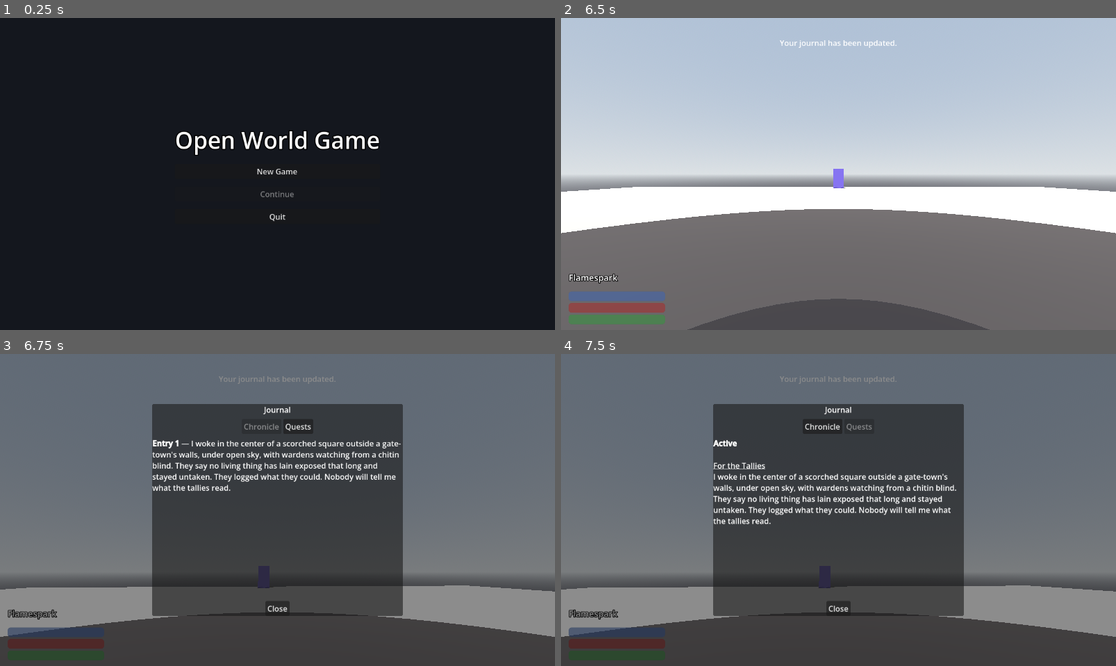
Above: before the commit, frames 1-4 (two rows, left to right).
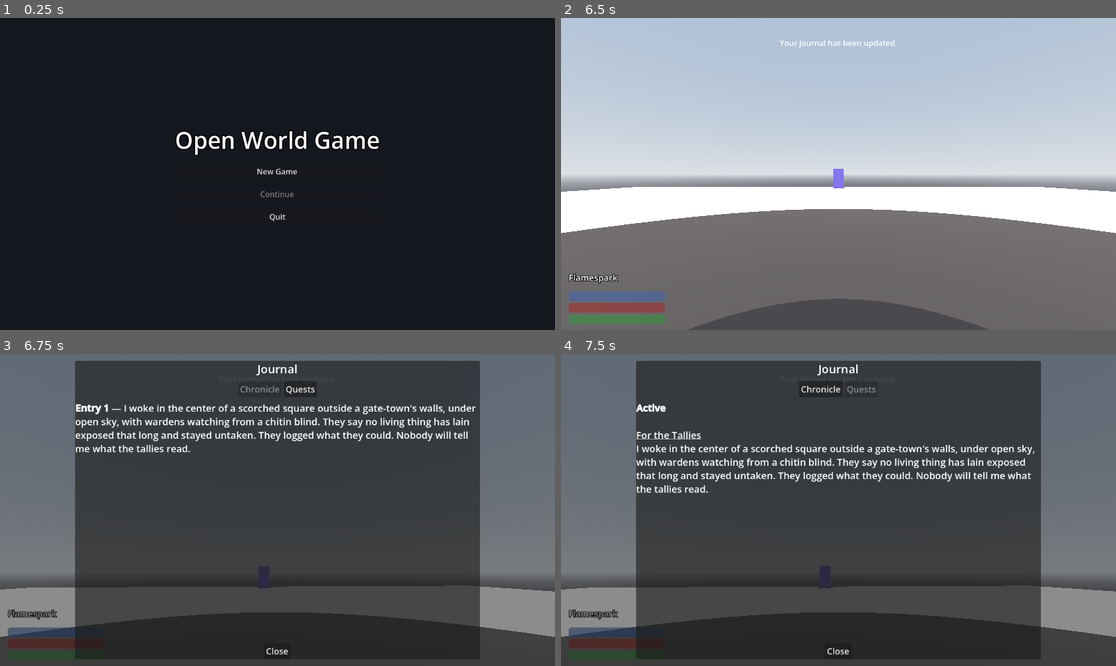
Above: after the commit, the same moments.

Repository: gatorpazz/open-world-game
Game: Godot game, scene res://scenes/ui/title_screen.tscn
Two runs of this game, one before a commit and one after it. Both use one fixed random seed, a clock stepped at 60 frames per second and the inputs below.
Inputs (mouse positions are in pixels of both pictures, inside the frame that each line leads up to):
- Up to frame 1 (0.25 s): no input
- Up to frame 2 (6.5 s): click "New Game" at 0.5 s; click "Blades" at 1.25 s; click "Block" at 2 s; click "Heavy Armor" at 2.75 s; click "Ranged" at 3.5 s; click "Alchemy" at 4.25 s; click "Strength" at 5 s; click "Confirm" at 5.75 s
- Up to frame 3 (6.75 s): tap Enter at 6.5 s; move the mouse to (305, 510) at 6.52 s; hold W (move_forward) from 6.53 s (still down); hold J (journal) from 6.53 s (still down); click (305, 510) at 6.67 s
- Up to frame 4 (7.5 s): tap Space (jump) at 6.77 s; release W (move_forward) at 7.25 s; release J (journal) at 7.25 s; click "Quests" at 7.25 s

Frames 1-2 are identical in both runs. In frame 3, 34% of the frame differs, in the area x 13-87%, y 2-98%; in frame 4, 34%.

Commit message:
world+ui: unstick the stores exit; larger journal and dialogue panels
Playthrough fixes: from_stores spawned inside WarehouseA's collision
box (moved clear); journal and dialogue panels grow to 840x620 and
960x640 with 20px body text.

Co-Authored-By: Claude Fable 5 <noreply@anthropic.com>

Diff:
--- a/scenes/ui/dialogue_panel.tscn
+++ b/scenes/ui/dialogue_panel.tscn
@@ -22,10 +22,10 @@
 anchor_top = 0.5
 anchor_right = 0.5
 anchor_bottom = 0.5
-offset_left = -330.0
-offset_top = -230.0
-offset_right = 330.0
-offset_bottom = 230.0
+offset_left = -480.0
+offset_top = -320.0
+offset_right = 480.0
+offset_bottom = 320.0
 grow_horizontal = 2
 grow_vertical = 2
 
@@ -35,6 +35,7 @@
 
 [node name="Title" type="Label" parent="Dim/Panel/Layout"]
 layout_mode = 2
+theme_override_font_sizes/font_size = 24
 text = "Stranger"
 horizontal_alignment = 1
 
@@ -46,12 +47,16 @@
 [node name="Transcript" type="RichTextLabel" parent="Dim/Panel/Layout/Body"]
 layout_mode = 2
 size_flags_horizontal = 3
+theme_override_font_sizes/normal_font_size = 20
+theme_override_font_sizes/bold_font_size = 20
+theme_override_font_sizes/italics_font_size = 20
 bbcode_enabled = true
 scroll_following = true
 
 [node name="Topics" type="ItemList" parent="Dim/Panel/Layout/Body"]
-custom_minimum_size = Vector2(180, 0)
+custom_minimum_size = Vector2(240, 0)
 layout_mode = 2
+theme_override_font_sizes/font_size = 19
 
 [node name="Buttons" type="HBoxContainer" parent="Dim/Panel/Layout"]
 layout_mode = 2
@@ -59,4 +64,5 @@
 
 [node name="Goodbye" type="Button" parent="Dim/Panel/Layout/Buttons"]
 layout_mode = 2
+theme_override_font_sizes/font_size = 18
 text = "Goodbye"
--- a/scenes/ui/journal_panel.tscn
+++ b/scenes/ui/journal_panel.tscn
@@ -22,10 +22,10 @@
 anchor_top = 0.5
 anchor_right = 0.5
 anchor_bottom = 0.5
-offset_left = -260.0
-offset_top = -220.0
-offset_right = 260.0
-offset_bottom = 220.0
+offset_left = -420.0
+offset_top = -310.0
+offset_right = 420.0
+offset_bottom = 310.0
 grow_horizontal = 2
 grow_vertical = 2
 
@@ -35,6 +35,7 @@
 
 [node name="Title" type="Label" parent="Dim/Panel/Layout"]
 layout_mode = 2
+theme_override_font_sizes/font_size = 24
 text = "Journal"
 horizontal_alignment = 1
 
@@ -44,15 +45,20 @@
 
 [node name="Chronicle" type="Button" parent="Dim/Panel/Layout/Views"]
 layout_mode = 2
+theme_override_font_sizes/font_size = 18
 text = "Chronicle"
 
 [node name="Quests" type="Button" parent="Dim/Panel/Layout/Views"]
 layout_mode = 2
+theme_override_font_sizes/font_size = 18
 text = "Quests"
 
 [node name="Entries" type="RichTextLabel" parent="Dim/Panel/Layout"]
 layout_mode = 2
 size_flags_vertical = 3
+theme_override_font_sizes/normal_font_size = 20
+theme_override_font_sizes/bold_font_size = 20
+theme_override_font_sizes/italics_font_size = 20
 bbcode_enabled = true
 scroll_following = true
 
@@ -62,4 +68,5 @@
 
 [node name="Close" type="Button" parent="Dim/Panel/Layout/Buttons"]
 layout_mode = 2
+theme_override_font_sizes/font_size = 18
 text = "Close"
--- a/scenes/world/lastdoor.tscn
+++ b/scenes/world/lastdoor.tscn
@@ -109,7 +109,7 @@
 transform = Transform3D(1, 0, 0, 0, 1, 0, 0, 0, 1, 0, 0.1, 20)
 
 [node name="from_stores" type="Marker3D" parent="." groups=["spawn_points"]]
-transform = Transform3D(1, 0, 0, 0, 1, 0, 0, 0, 1, 15, 0.1, -5)
+transform = Transform3D(1, 0, 0, 0, 1, 0, 0, 0, 1, 15, 0.1, -1)
 
 [node name="from_warden_post" type="Marker3D" parent="." groups=["spawn_points"]]
 transform = Transform3D(1, 0, 0, 0, 1, 0, 0, 0, 1, 12, 0.1, -13)
